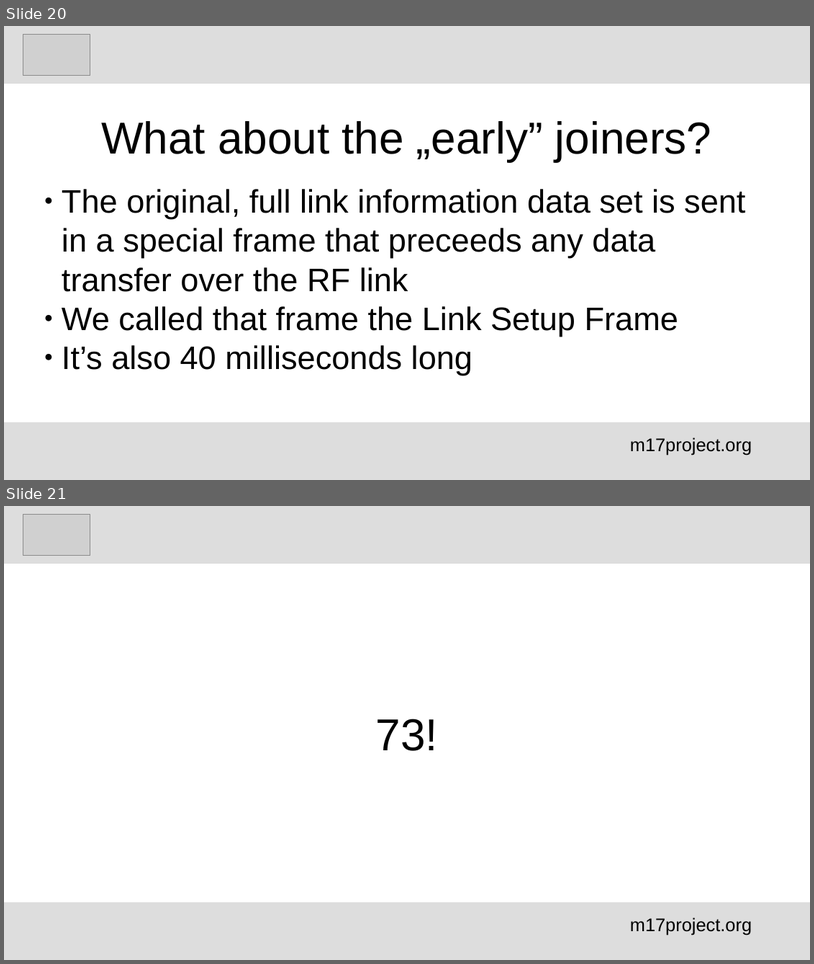
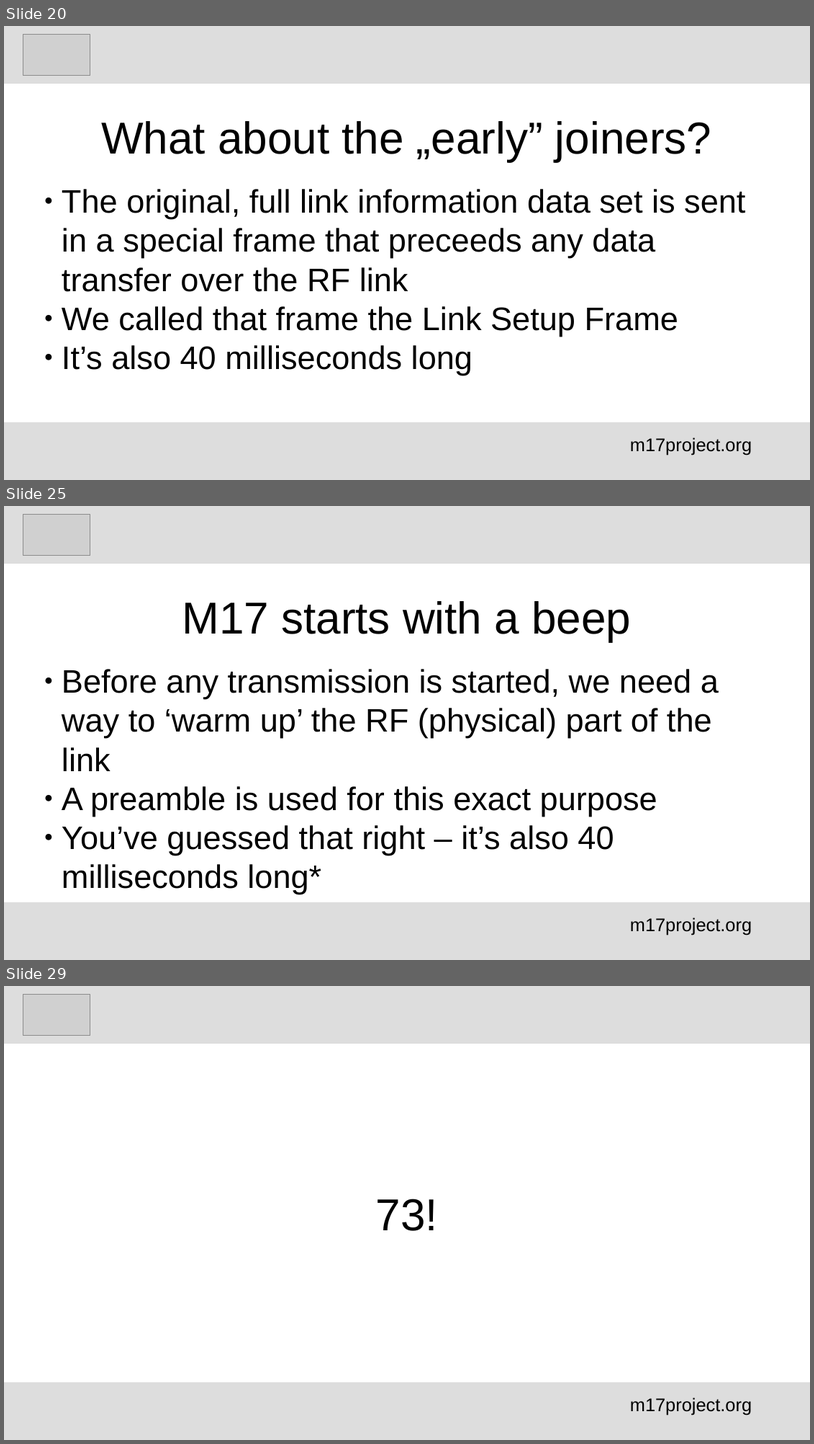
Before and after one commit to M17-Project/M17_education, a slide deck: English/M17_voice_encoding_en.odp. Shown one above the other, each under a label of ours: slides 20 and 21 before the commit, slides 20, 25 and 29 after it; the slides between them are not shown. The pictures are 814x964 and 814x1444 pixels, drawn with LibreOffice and Linux fonts; fonts in the diff are those of the drawing; grey boxes stand for pictures. Boxes give left, top, right and bottom in pixels: in the first picture for what was removed or moved away, otherwise in the second. Text is boxed around its words. In the diff, an @@ line names an element or a change of style, - is before the commit and + after.

```diff
--- a/English/M17_voice_encoding_en.odp
+++ b/English/M17_voice_encoding_en.odp
@@ slide 25 added at <box>4,506,810,960</box>, background #FFFFFF @@
@@ rectangle added at <box>4,506,810,564</box>, fill #DDDDDD @@
@@ picture added at <box>23,514,90,556</box> @@
@@ title added at <box>182,601,631,641</box>, 44 pt, text #000000 @@
+M17 starts with a beep
@@ subtitle added at <box>62,669,719,894</box>, 32 pt, text #000000 @@
+● Before any transmission is started, we need a way to ‘warm up’ the RF (physical) part of the link
+● A preamble is used for this exact purpose
+● You’ve guessed that right – it’s also 40 milliseconds long*
@@ rectangle added at <box>4,902,810,960</box>, fill #DDDDDD @@
@@ text added at <box>630,917,752,934</box>, 18 pt, text #000000 @@
+m17project.org
@@ what was slide 21 is now slide 29 @@
```
Also in this commit, not shown: 1 slide changed, 7 other slides added.
